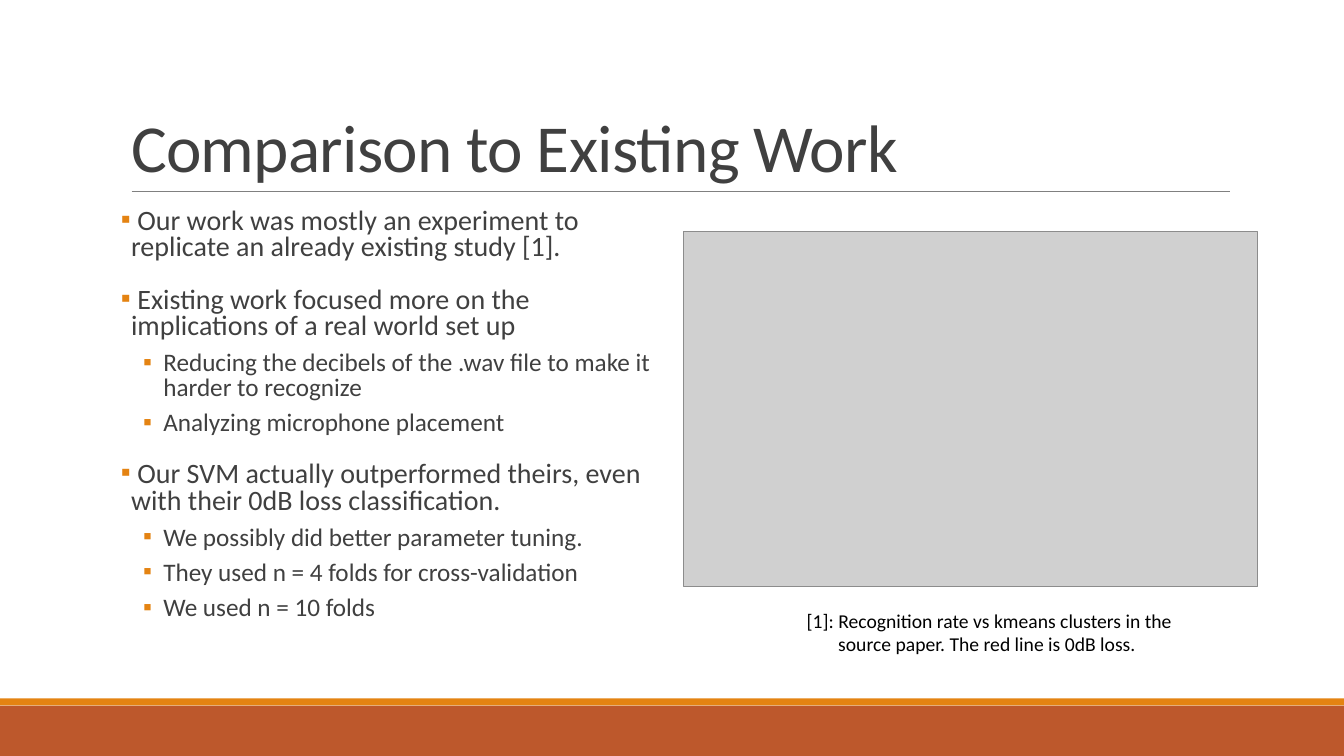
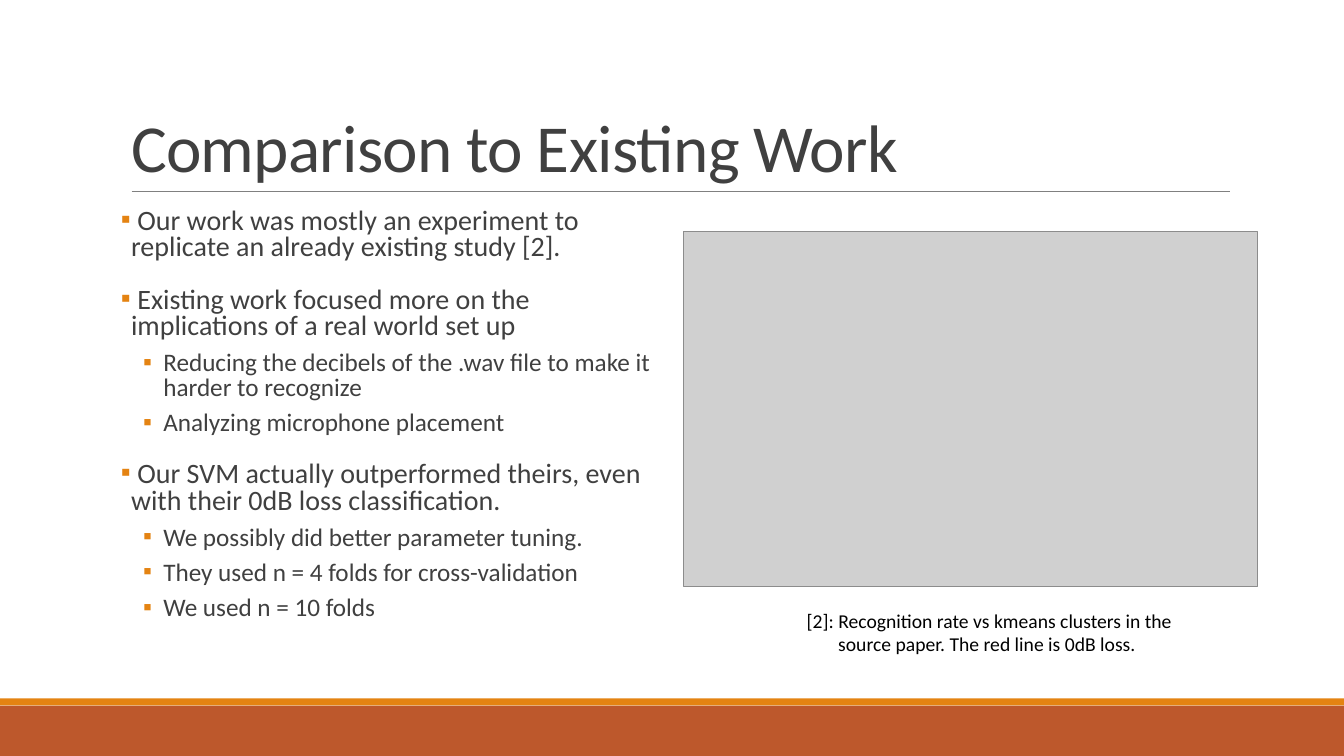
Before and after one commit to crabtreej/CrashAudioClassifier, a slide deck: slide 13 of AI_2_Presentation.pptx. Drawn at 1344x756 pixels with LibreOffice and Linux fonts; fonts in the diff are those of the drawing; grey boxes stand for pictures. Boxes give left, top, right and bottom in pixels: in the first picture for what was removed or moved away, otherwise in the second. Text is boxed around its words. In the diff, an @@ line names an element or a change of style, - is before the commit and + after.

Commit message:
uwu

```diff
--- a/AI_2_Presentation.pptx
+++ b/AI_2_Presentation.pptx
@@ text at box(131, 210, 579, 261): text changed @@
-▪ Our work was mostly an experiment to replicate an already existing study [1].
+▪ Our work was mostly an experiment to replicate an already existing study [2].
@@ text at box(807, 613, 1172, 654): text changed @@
-[1]: Recognition rate vs kmeans clusters in the source paper. The red line is 0dB loss.
+[2]: Recognition rate vs kmeans clusters in the source paper. The red line is 0dB loss.
```
